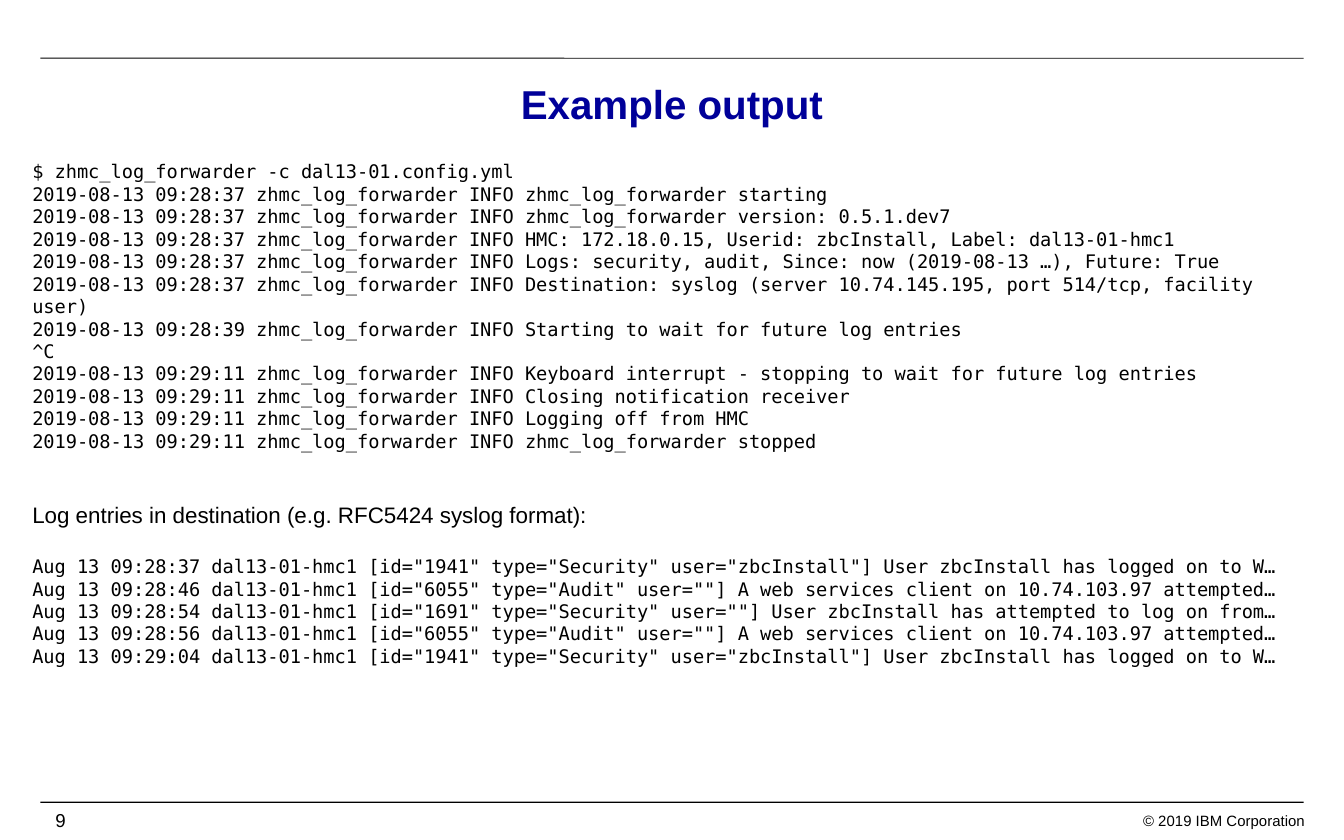
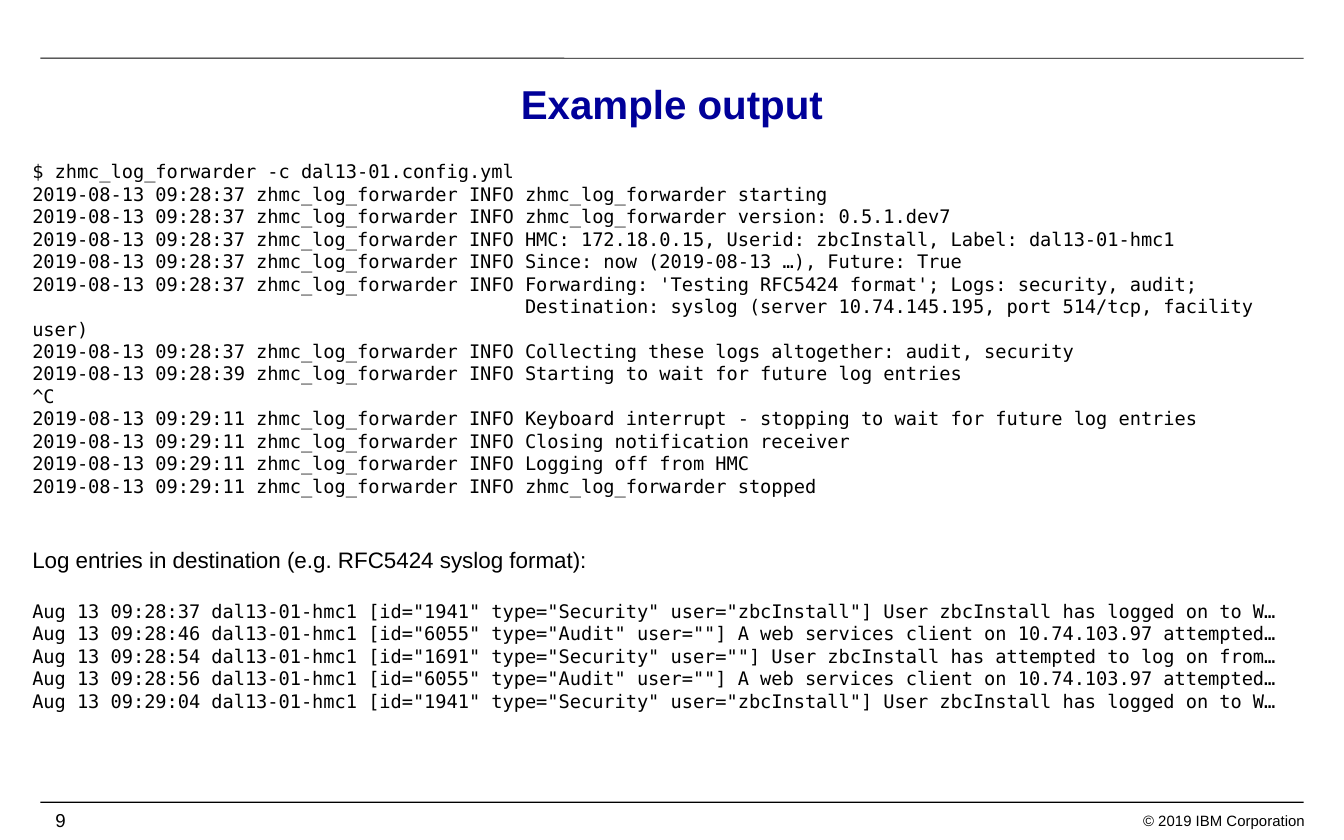
Before and after one commit to zhmcclient/zhmc-log-forwarder, a slide deck: slide 9 of IBM_Z_HMC_Log_Forwarder.pptx. Drawn at 1344x840 pixels with LibreOffice and Linux fonts; fonts in the diff are those of the drawing; background and template pictures are left out. Boxes give left, top, right and bottom in pixels: in the first picture for what was removed or moved away, otherwise in the second. Text is boxed around its words. In the diff, an @@ line names an element or a change of style, - is before the commit and + after.

Commit message:
Updated presentation to latest code; added QRadar info

```diff
--- a/IBM_Z_HMC_Log_Forwarder.pptx
+++ b/IBM_Z_HMC_Log_Forwarder.pptx
@@ text at box(32, 164, 1275, 712): text changed @@
-$ zhmc_log_forwarder -c dal13-01.config.yml
-2019-08-13 09:28:37 zhmc_log_forwarder INFO zhmc_log_forwarder starting
-2019-08-13 09:28:37 zhmc_log_forwarder INFO zhmc_log_forwarder version: 0.5.1.dev7
-2019-08-13 09:28:37 zhmc_log_forwarder INFO HMC: 172.18.0.15, Userid: zbcInstall, Label: dal13-01-hmc1
-2019-08-13 09:28:37 zhmc_log_forwarder INFO Logs: security, audit, Since: now (2019-08-13 …), Future: True
-2019-08-13 09:28:37 zhmc_log_forwarder INFO Destination: syslog (server 10.74.145.195, port 514/tcp, facility user)
-2019-08-13 09:28:39 zhmc_log_forwarder INFO Starting to wait for future log entries
-^C
-2019-08-13 09:29:11 zhmc_log_forwarder INFO Keyboard interrupt - stopping to wait for future log entries
-2019-08-13 09:29:11 zhmc_log_forwarder INFO Closing notification receiver
-2019-08-13 09:29:11 zhmc_log_forwarder INFO Logging off from HMC
-2019-08-13 09:29:11 zhmc_log_forwarder INFO zhmc_log_forwarder stopped
-Log entries in destination (e.g. RFC5424 syslog format):
-Aug 13 09:28:37 dal13-01-hmc1 [id="1941" type="Security" user="zbcInstall"] User zbcInstall has logged on to W…
-Aug 13 09:28:46 dal13-01-hmc1 [id="6055" type="Audit" user=""] A web services client on 10.74.103.97 attempted…
-Aug 13 09:28:54 dal13-01-hmc1 [id="1691" type="Security" user=""] User zbcInstall has attempted to log on from…
-Aug 13 09:28:56 dal13-01-hmc1 [id="6055" type="Audit" user=""] A web services client on 10.74.103.97 attempted…
-Aug 13 09:29:04 dal13-01-hmc1 [id="1941" type="Security" user="zbcInstall"] User zbcInstall has logged on to W…
+$ zhmc_log_forwarder -c dal13-01.config.yml
+2019-08-13 09:28:37 zhmc_log_forwarder INFO zhmc_log_forwarder starting
+2019-08-13 09:28:37 zhmc_log_forwarder INFO zhmc_log_forwarder version: 0.5.1.dev7
+2019-08-13 09:28:37 zhmc_log_forwarder INFO HMC: 172.18.0.15, Userid: zbcInstall, Label: dal13-01-hmc1
+2019-08-13 09:28:37 zhmc_log_forwarder INFO Since: now (2019-08-13 …), Future: True
+2019-08-13 09:28:37 zhmc_log_forwarder INFO Forwarding: 'Testing RFC5424 format'; Logs: security, audit;
+Destination: syslog (server 10.74.145.195, port 514/tcp, facility user)
+2019-08-13 09:28:37 zhmc_log_forwarder INFO Collecting these logs altogether: audit, security
+2019-08-13 09:28:39 zhmc_log_forwarder INFO Starting to wait for future log entries
+^C
+2019-08-13 09:29:11 zhmc_log_forwarder INFO Keyboard interrupt - stopping to wait for future log entries
+2019-08-13 09:29:11 zhmc_log_forwarder INFO Closing notification receiver
+2019-08-13 09:29:11 zhmc_log_forwarder INFO Logging off from HMC
+2019-08-13 09:29:11 zhmc_log_forwarder INFO zhmc_log_forwarder stopped
+Log entries in destination (e.g. RFC5424 syslog format):
+Aug 13 09:28:37 dal13-01-hmc1 [id="1941" type="Security" user="zbcInstall"] User zbcInstall has logged on to W…
+Aug 13 09:28:46 dal13-01-hmc1 [id="6055" type="Audit" user=""] A web services client on 10.74.103.97 attempted…
+Aug 13 09:28:54 dal13-01-hmc1 [id="1691" type="Security" user=""] User zbcInstall has attempted to log on from…
+Aug 13 09:28:56 dal13-01-hmc1 [id="6055" type="Audit" user=""] A web services client on 10.74.103.97 attempted…
+Aug 13 09:29:04 dal13-01-hmc1 [id="1941" type="Security" user="zbcInstall"] User zbcInstall has logged on to W…
```
Also in this commit, not shown: 6 other slides changed, 2 slides added.
